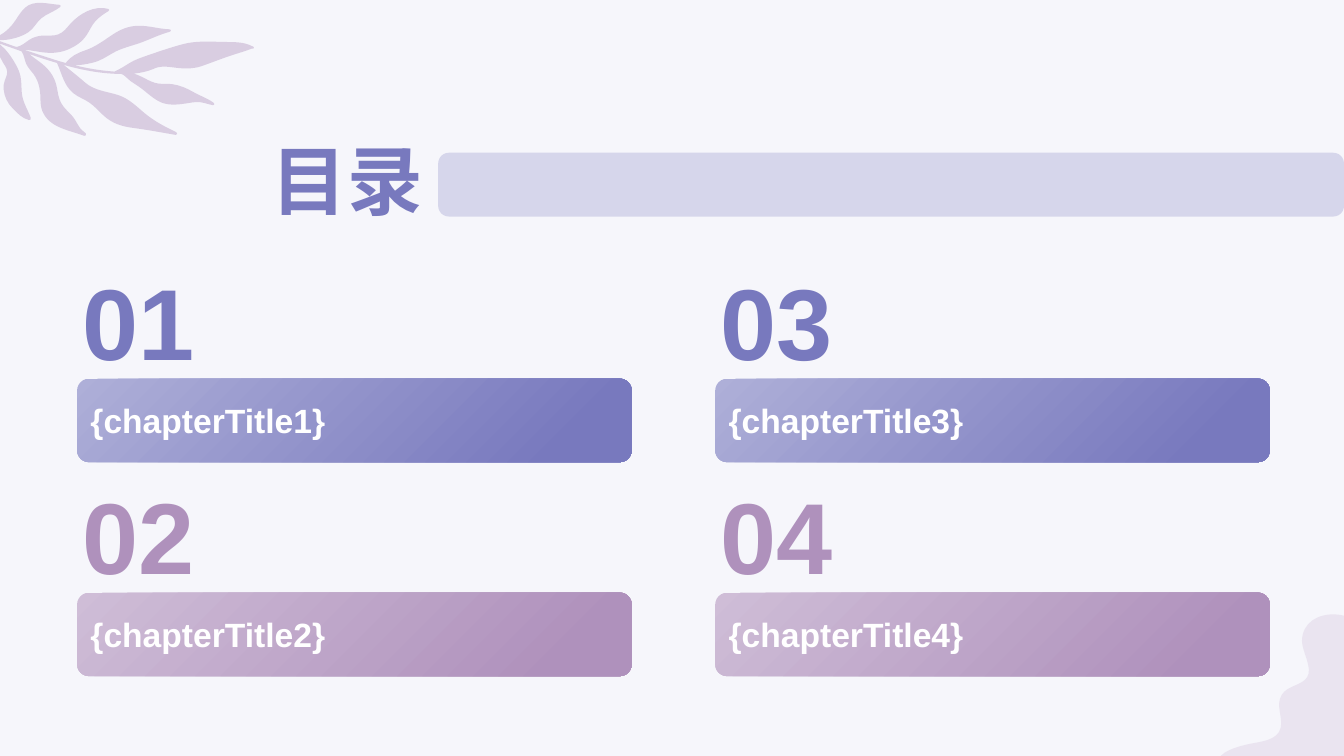
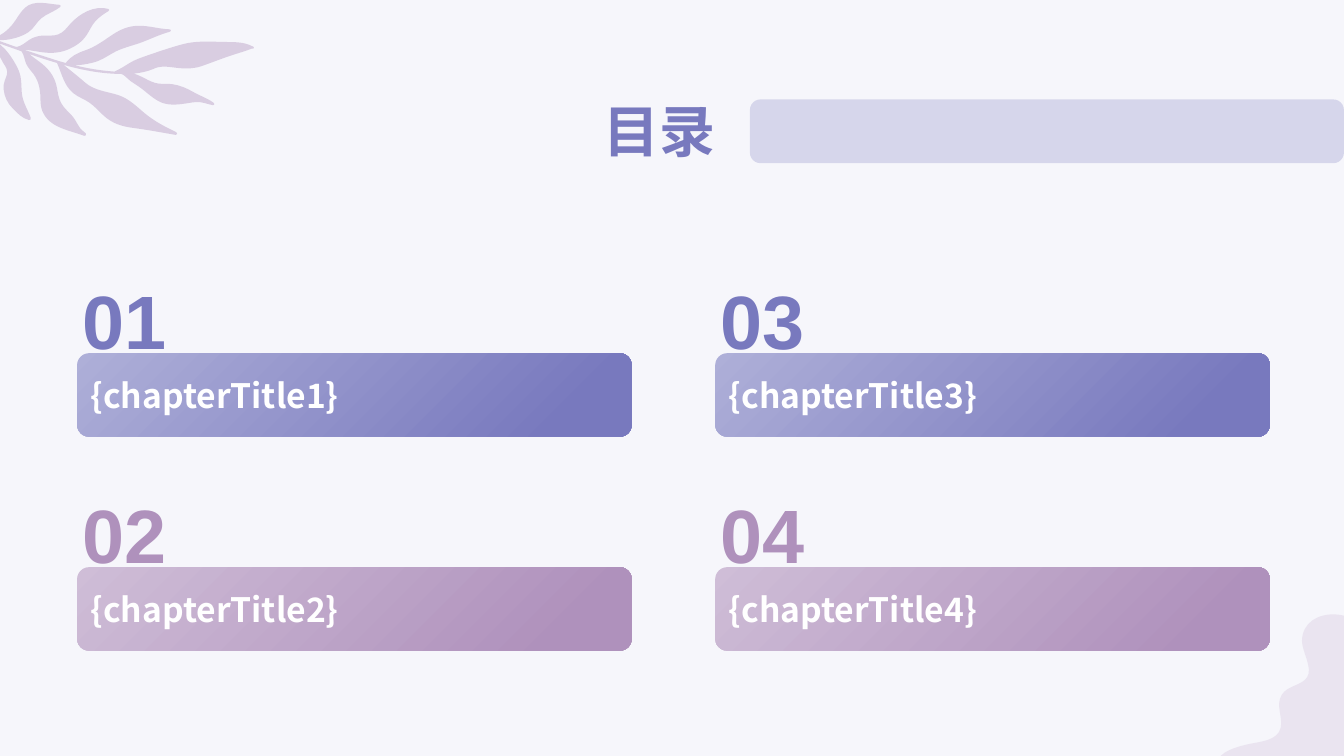
Before and after one commit to wmbamboo/bifang, a slide deck: slide 4 of frontend/public/template_ppt/template_2.pptx. Drawn at 1344x756 pixels with LibreOffice and Linux fonts; fonts in the diff are those of the drawing. Boxes give left, top, right and bottom in pixels: in the first picture for what was removed or moved away, otherwise in the second. Text is boxed around its words. In the diff, an @@ line names an element or a change of style, - is before the commit and + after.

```diff
--- a/frontend/public/template_ppt/template_2.pptx
+++ b/frontend/public/template_ppt/template_2.pptx
@@ text "目录": place and size @@
-text "目录" at (272,148,423,216)
+text "目录" at (604,107,716,157)
@@ text "目录" at (604,107,716,157): size 54 to 40 pt @@
@@ rounded rectangle: place and size @@
-rounded rectangle at (439,153,1344,217)
+rounded rectangle at (750,100,1344,163)
@@ size 72 to 54 pt in 4 elements at (83,510,167,577), (721,510,805,577), (721,296,805,363), (83,296,167,363) @@
@@ text "01": place and size @@
-text "01" at (83,289,195,361)
+text "01" at (83,296,167,363)
@@ text "03": place and size @@
-text "03" at (721,289,833,361)
+text "03" at (721,296,805,363)
@@ 4 rounded rectangles: place and size @@
-4 rounded rectangles at (77,379,1270,677)
+4 rounded rectangles at (77,353,1270,651)
@@ font Arial to Noto Sans CJK SC in 4 elements at (716,568,1270,651), (77,568,631,651), (716,353,1270,437), (77,353,631,437) @@
```
Also in this commit, not shown: 25 other slides changed, 19 other files.
